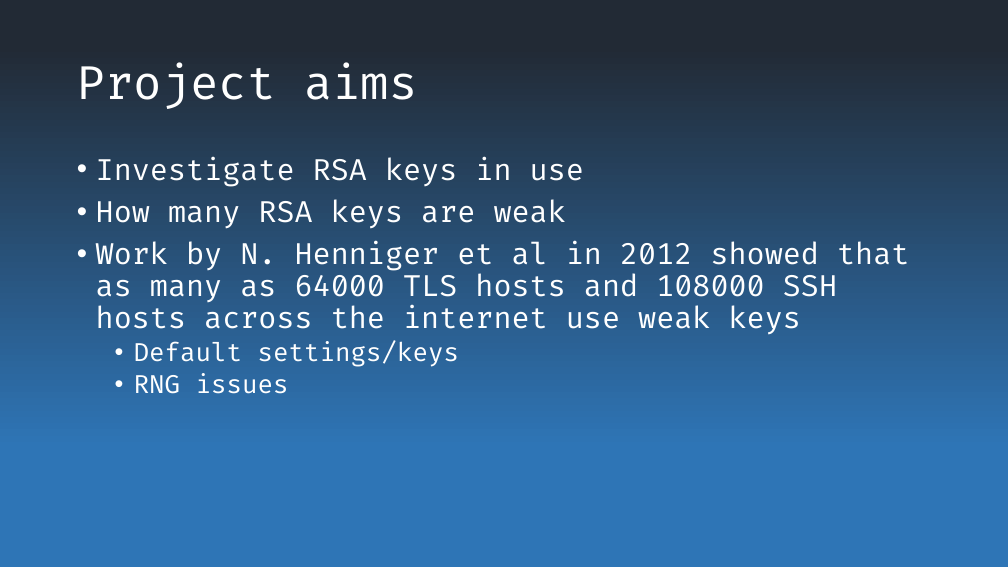
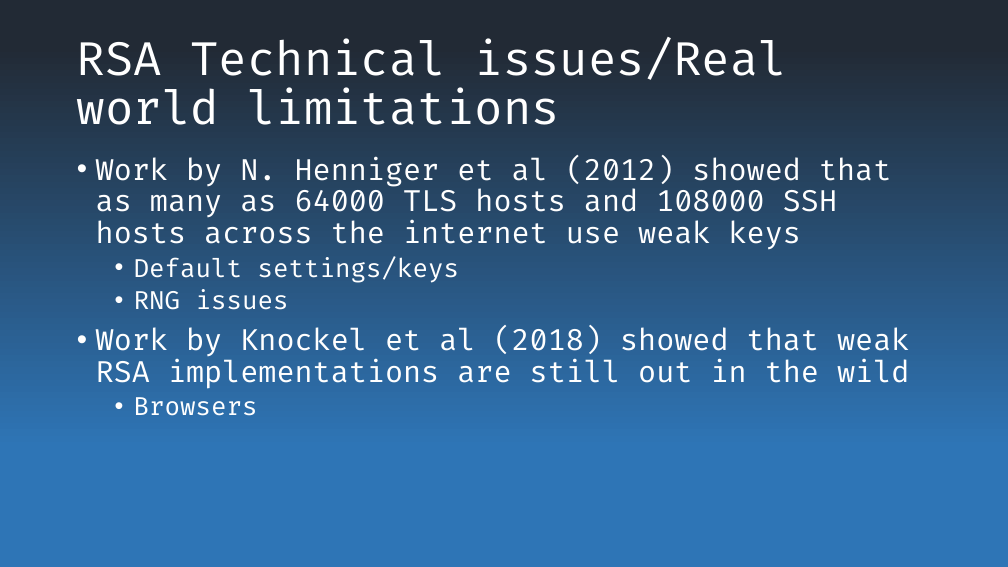
Before and after one commit to mhdl1991/19129163_TECH7009_repo, a slide deck: slide 6 of Continued use of weak RSA keys.pptx (slide 5 before the commit). Drawn at 1008x567 pixels with LibreOffice and Linux fonts; fonts in the diff are those of the drawing. Boxes give left, top, right and bottom in pixels: in the first picture for what was removed or moved away, otherwise in the second. Text is boxed around its words. In the diff, an @@ line names an element or a change of style, - is before the commit and + after.

Commit message:
updated presentation slides

```diff
--- a/Continued use of weak RSA keys.pptx
+++ b/Continued use of weak RSA keys.pptx
@@ title at [77,37,787,125]: text changed @@
-Project aims
+RSA Technical issues/Real world limitations
@@ text at [96,156,891,250]: text changed @@
-• Investigate RSA keys in use
-• How many RSA keys are weak
-• Work by N. Henniger et al in 2012 showed that as many as 64000 TLS hosts and 108000 SSH hosts across the internet use weak keys
+• Work by N. Henniger et al (2012) showed that as many as 64000 TLS hosts and 108000 SSH hosts across the internet use weak keys
@@ text at [96,327,909,416]: paragraphs added @@
+• Work by Knockel et al (2018) showed that weak RSA implementations are still out in the wild
+  • Browsers
```
Also in this commit, not shown: 3 other slides changed, 3 slides added.
